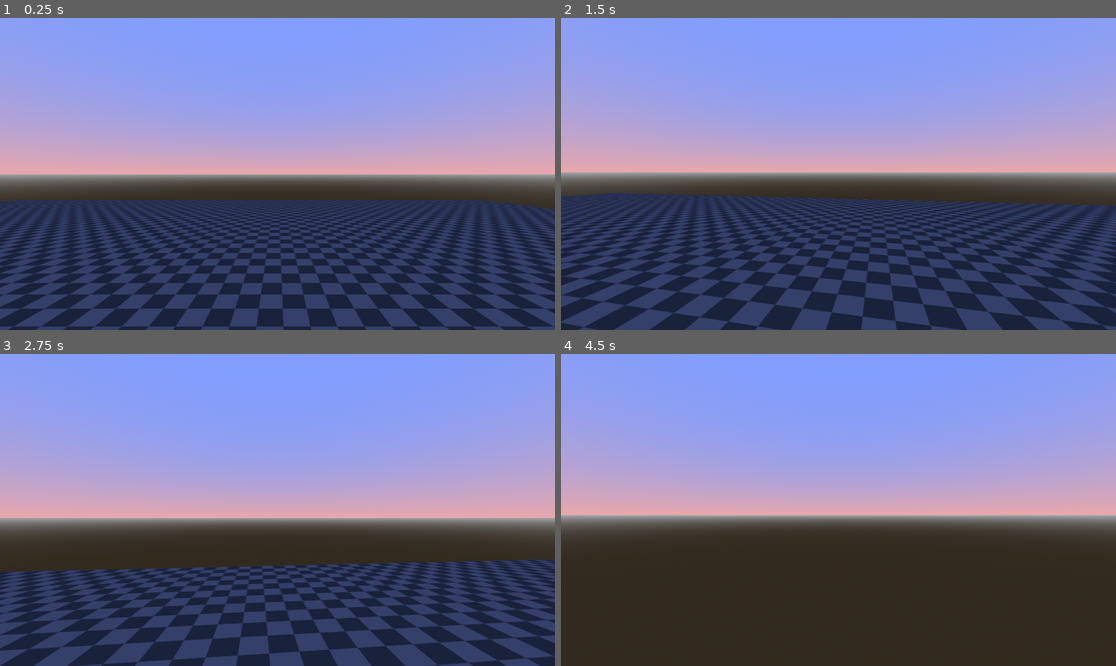
Above: before the commit, frames 1-4 (two rows, left to right).
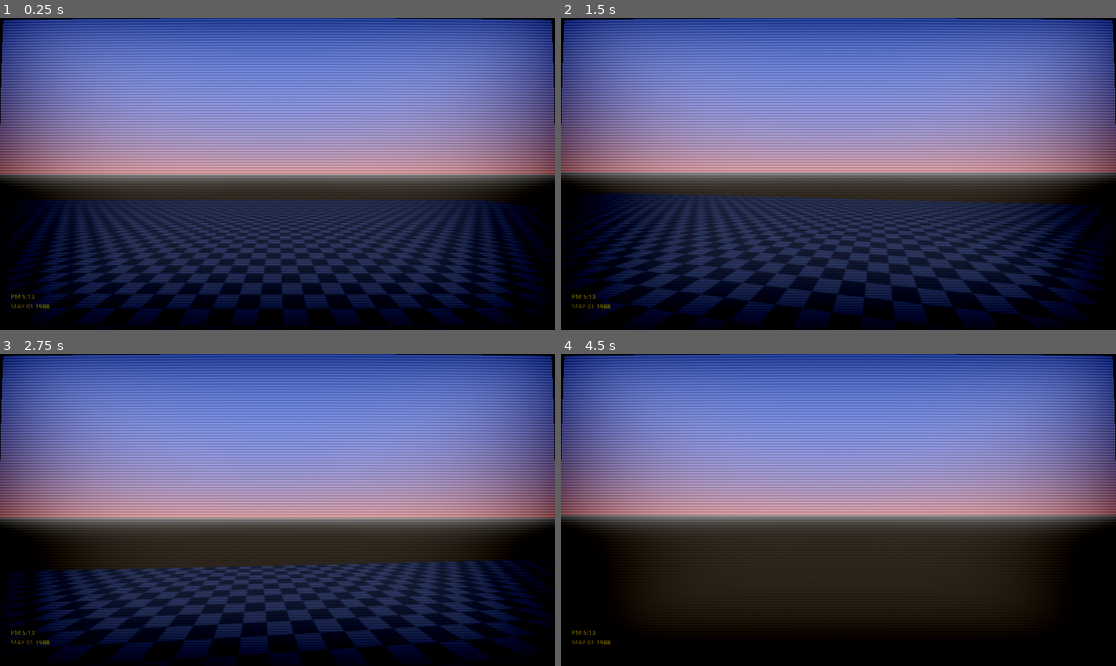
Above: after the commit, the same moments.

Repository: ImOutOfBounds/Fps
Game: Godot game, scene res://scenes/main.tscn
The game is run twice, just before and just after one commit, with the same random seed, the same clock (stepped at 60 frames per second) and the same inputs.
Inputs (mouse positions are in pixels of both pictures, inside the frame that each line leads up to):
- Up to frame 1 (0.25 s): no input
- Up to frame 2 (1.5 s): tap Enter (ui_accept) at 0.5, 0.77 s; move the mouse to (866, 174) at 0.52 s; hold Shift (shift) 0.53-1.28 s; hold Up (ui_up) from 0.53 s (still down); move the mouse to (810, 174) at 1.27 s; tap Shift (shift) at 1.35 s
- Up to frame 3 (2.75 s): keep holding Up (ui_up); tap Enter (ui_accept) at 1.52 s; move the mouse to (288, 503) at 2.02 s; hold Shift (shift) from 2.03 s (still down)
- Up to frame 4 (4.5 s): keep holding Up (ui_up); move the mouse to (832, 516) at 2.77 s; release Shift (shift) at 2.78 s; tap Shift (shift) at 2.85, 4.35 s; tap Enter (ui_accept) at 3.02, 3.77 s; move the mouse to (877, 513) at 3.52 s; hold Shift (shift) 3.53-4.28 s; move the mouse to (794, 506) at 4.27 s

The runs differ from the first frame. In frame 1, 69% of the frame differs, in the area x 0-100%, y 0-100%; in frame 2, 69%; in frame 3, 70%; in frame 4, 68%.

Commit message:
camera effects

Diff:
--- a/lost-media/scenes/player.tscn
+++ b/lost-media/scenes/player.tscn
@@ -1,7 +1,8 @@
-[gd_scene load_steps=6 format=3 uid="uid://ke1w14h1ub6i"]
+[gd_scene load_steps=7 format=3 uid="uid://ke1w14h1ub6i"]
 
 [ext_resource type="Script" path="res://scripts/player.gd" id="1_1r33n"]
 [ext_resource type="Texture2D" uid="uid://dnpet7f7lvhuo" path="res://sprites/TxtRed.png" id="2_5cqhj"]
+[ext_resource type="PackedScene" uid="uid://dkt3r1nm4gvuj" path="res://scenes/ui/cam.tscn" id="3_m148y"]
 
 [sub_resource type="CapsuleMesh" id="CapsuleMesh_crh5y"]
 
@@ -26,3 +27,5 @@
 transform = Transform3D(1, 0, 0, 0, 1, 0, 0, 0, 1, 0, 1.23213, 0)
 
 [node name="Camera3D" type="Camera3D" parent="Head"]
+
+[node name="Cam" parent="Head/Camera3D" instance=ExtResource("3_m148y")]
--- /dev/null
+++ b/lost-media/scenes/ui/cam.tscn
@@ -0,0 +1,32 @@
+[gd_scene load_steps=4 format=3 uid="uid://dkt3r1nm4gvuj"]
+
+[ext_resource type="Shader" path="res://shaders/cam.gdshader" id="1_2cosm"]
+
+[sub_resource type="ShaderMaterial" id="ShaderMaterial_4813f"]
+shader = ExtResource("1_2cosm")
+
+[sub_resource type="QuadMesh" id="QuadMesh_j50f0"]
+size = Vector2(1920, 1080)
+center_offset = Vector3(960, 540, 0)
+
+[node name="Cam" type="CanvasLayer"]
+
+[node name="Label" type="Label" parent="."]
+anchors_preset = 15
+anchor_right = 1.0
+anchor_bottom = 1.0
+offset_left = 48.0
+offset_top = 961.0
+offset_right = -1774.0
+offset_bottom = -70.0
+grow_horizontal = 2
+grow_vertical = 2
+theme_override_colors/font_color = Color(1, 0.9, 0, 0.917647)
+theme_override_font_sizes/font_size = 22
+text = "PM 5:13
+MAY 01 1988"
+
+[node name="MeshInstance2D" type="MeshInstance2D" parent="."]
+material = SubResource("ShaderMaterial_4813f")
+mesh = SubResource("QuadMesh_j50f0")
+metadata/_edit_lock_ = true
--- /dev/null
+++ b/lost-media/shaders/cam.gdshader
@@ -0,0 +1,20 @@
+shader_type canvas_item;
+render_mode unshaded, skip_vertex_transform;
+
+const float curvature = 9.0;
+const float vignette_multiplier = 1.0;
+
+uniform sampler2D screen_texture: hint_screen_texture, filter_linear_mipmap;
+
+void fragment() {
+	vec2 centered_uv = SCREEN_UV * 2.0 - 1.0;
+	vec2 uv_offset = centered_uv.yx / curvature;
+	vec2 warped_uv = centered_uv + centered_uv * uv_offset * uv_offset;
+	vec3 cutoff = vec3(step(abs(warped_uv.x), 1.0) * step(abs(warped_uv.y), 1.0));
+	vec3 scanlines = vec3(sin(2.0 * warped_uv.y * 180.0) * 0.1 + 0.9);
+	vec3 vignette = vec3(length(pow(abs(centered_uv), vec2(4.0)) / 3.0));
+
+	vec3 screen_color = textureLod(screen_texture, (warped_uv + 1.0) / 2.0, 0.2).rgb * cutoff * scanlines;
+	screen_color -= vignette * vignette_multiplier;
+	COLOR = vec4(screen_color, 1.0);
+}
